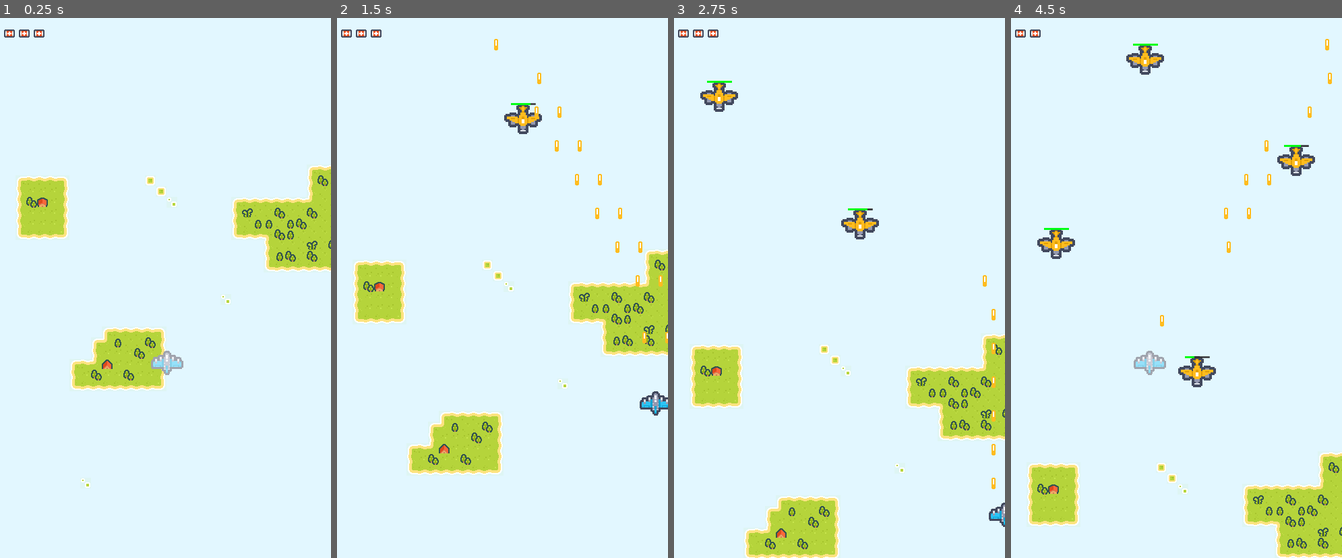
Above: before the commit, frames 1-4 (left to right).
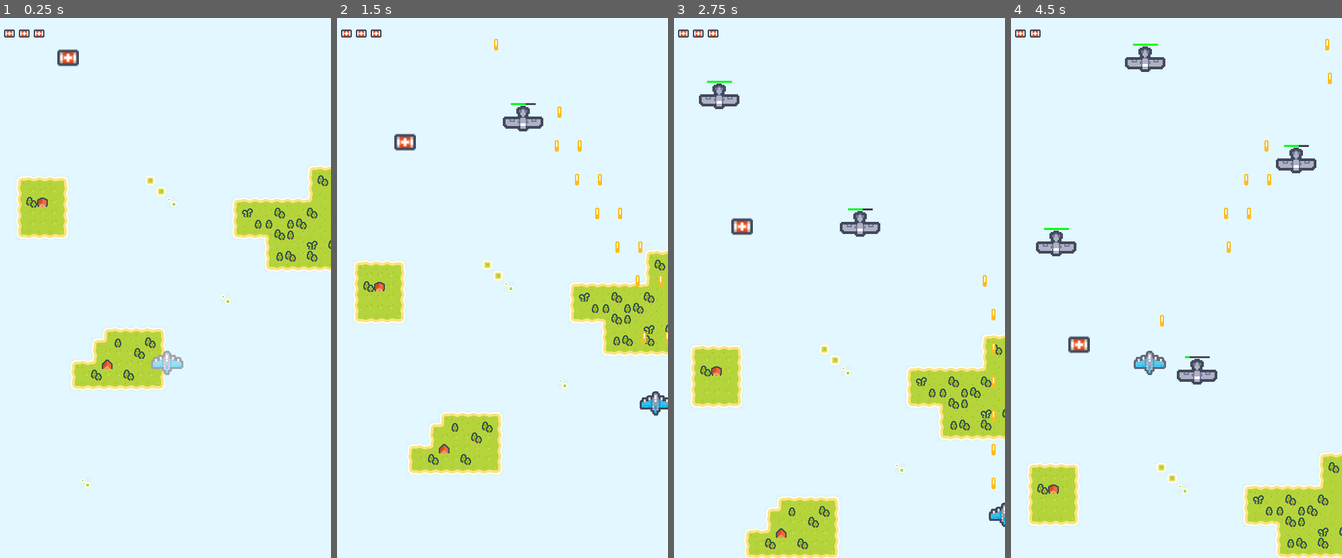
Above: after the commit, the same moments.

Repository: arisshu/BulletHell
Game: Godot game, scene res://Main Scenes/FirstLevel.tscn
The game is run twice, just before and just after one commit, with the same random seed, the same clock (stepped at 60 frames per second) and the same inputs.
Inputs:
- Up to frame 1 (0.25 s): no input
- Up to frame 2 (1.5 s): hold D (moveRight) 0.53-1.28 s; hold Space (shoot) 0.53-1.28 s; hold S (moveDown) from 1.28 s (still down); tap Space (shoot) at 1.35 s
- Up to frame 3 (2.75 s): release S (moveDown) at 2.03 s; hold D (moveRight) from 2.03 s (still down); hold Space (shoot) from 2.03 s (still down)
- Up to frame 4 (4.5 s): release D (moveRight) at 2.78 s; release Space (shoot) at 2.78 s; hold W (moveUp) 2.78-3.53 s; tap Space (shoot) at 2.85, 4.35 s; hold Space (shoot) 3.53-4.28 s; hold A (moveLeft) from 3.53 s (still down)

The runs differ from the first frame. In frame 1, 0.2% of the frame differs, in the area x 17-24%, y 5-9%; in frame 2, 0.6%; in frame 3, 0.9%; in frame 4, 1.9%, in the area x 7-93%, y 5-69%.

Commit message:
item scene template added, healthpack added

Diff:
--- /dev/null
+++ b/Items/HealthPack.gd
@@ -0,0 +1,27 @@
+extends Area2D
+
+
+# Declare member variables here. Examples:
+# var a = 2
+# var b = "text"
+
+export var speed := 100.0
+
+# Called when the node enters the scene tree for the first time.
+func _ready():
+	pass # Replace with function body.
+
+func _physics_process(delta):
+	position.y += speed * delta
+
+func _on_VisibilityNotifier2D_screen_exited():
+	queue_free()
+
+# Called every frame. 'delta' is the elapsed time since the previous frame.
+#func _process(delta):
+#	pass
+
+func _on_Item_area_entered(area):
+	if area is Player:
+		area.heal(1)
+		queue_free()
--- /dev/null
+++ b/Items/HealthPack.tscn
@@ -0,0 +1,11 @@
+[gd_scene load_steps=4 format=2]
+
+[ext_resource path="res://Textures/Tiles/tile_0024.png" type="Texture" id=1]
+[ext_resource path="res://Items/Item.tscn" type="PackedScene" id=2]
+[ext_resource path="res://Items/HealthPack.gd" type="Script" id=3]
+
+[node name="HealthPack" instance=ExtResource( 2 )]
+script = ExtResource( 3 )
+
+[node name="Sprite" parent="." index="0"]
+texture = ExtResource( 1 )
--- /dev/null
+++ b/Items/Item.gd
@@ -0,0 +1,26 @@
+extends Area2D
+
+
+# Declare member variables here. Examples:
+# var a = 2
+# var b = "text"
+
+export var speed := 100.0
+
+# Called when the node enters the scene tree for the first time.
+func _ready():
+	pass # Replace with function body.
+
+func _physics_process(delta):
+	position.y += speed * delta
+
+func _on_VisibilityNotifier2D_screen_exited():
+	queue_free()
+
+# Called every frame. 'delta' is the elapsed time since the previous frame.
+#func _process(delta):
+#	pass
+
+func _on_Item_area_entered(area):
+	if area is Player:
+		queue_free()
--- /dev/null
+++ b/Items/Item.tscn
@@ -0,0 +1,24 @@
+[gd_scene load_steps=4 format=2]
+
+[ext_resource path="res://Textures/Tiles/tile_0025.png" type="Texture" id=1]
+[ext_resource path="res://Items/Item.gd" type="Script" id=2]
+
+[sub_resource type="RectangleShape2D" id=1]
+extents = Vector2( 12, 13 )
+
+[node name="Item" type="Area2D"]
+script = ExtResource( 2 )
+
+[node name="Sprite" type="Sprite" parent="."]
+scale = Vector2( 2, 2 )
+texture = ExtResource( 1 )
+
+[node name="CollisionShape2D" type="CollisionShape2D" parent="."]
+shape = SubResource( 1 )
+
+[node name="VisibilityNotifier2D" type="VisibilityNotifier2D" parent="."]
+position = Vector2( 1, 0 )
+scale = Vector2( 1.6, 1.55 )
+
+[connection signal="area_entered" from="." to="." method="_on_Item_area_entered"]
+[connection signal="screen_exited" from="VisibilityNotifier2D" to="." method="_on_VisibilityNotifier2D_screen_exited"]
--- a/Main Scenes/FirstLevel.tscn
+++ b/Main Scenes/FirstLevel.tscn
@@ -6,6 +6,7 @@
 [ext_resource path="res://character/enemy/Spawner/Spawner.tscn" type="PackedScene" id=4]
 [ext_resource path="res://UI/HUD.tscn" type="PackedScene" id=5]
 [ext_resource path="res://character/enemy/Spawner.gd" type="Script" id=6]
+[ext_resource path="res://Items/HealthPack.tscn" type="PackedScene" id=7]
 
 [node name="Gameplay" type="Node"]
 
@@ -38,6 +39,7 @@
 
 [node name="EnemySpawner" parent="L1" instance=ExtResource( 4 )]
 position = Vector2( 76, -293 )
+enemy = 0
 enemySpeed = 125
 amount = 0
 sineAmplitude = 250.0
@@ -49,6 +51,7 @@
 
 [node name="EnemySpawner2" parent="L1" instance=ExtResource( 4 )]
 position = Vector2( 285, -53 )
+enemy = 0
 enemySpeed = 125
 enemyHealth = 10
 amount = 0
@@ -60,6 +63,7 @@
 
 [node name="EnemySpawner4" parent="L1" instance=ExtResource( 4 )]
 position = Vector2( 432, -390 )
+enemy = 0
 enemySpeed = 125
 enemyHealth = 10
 amount = 0
@@ -71,6 +75,7 @@
 
 [node name="EnemySpawner3" parent="L1" instance=ExtResource( 4 )]
 position = Vector2( 208, -511 )
+enemy = 0
 enemySpeed = 125
 enemyHealth = 10
 amount = 0
@@ -84,6 +89,7 @@
 
 [node name="EnemySpawner3" parent="L2" instance=ExtResource( 4 )]
 position = Vector2( 135, -1335 )
+enemy = 2
 enemySpeed = 200
 enemyHealth = 3
 amount = 6
@@ -96,6 +102,7 @@
 
 [node name="EnemySpawner4" parent="L2" instance=ExtResource( 4 )]
 position = Vector2( 428, -1269 )
+enemy = 2
 enemySpeed = 200
 enemyHealth = 3
 amount = 6
@@ -109,6 +116,7 @@
 
 [node name="EnemySpawner5" parent="L3" instance=ExtResource( 4 )]
 position = Vector2( 237, -2064 )
+enemy = 3
 enemySpeed = 80
 enemyHealth = 10
 amount = 0
@@ -117,22 +125,11 @@
 spawnInterval = 0.3
 
 [node name="SpawnTimer" type="Timer" parent="L3/EnemySpawner5"]
-one_shot = true
-
-[node name="EnemySpawner8" parent="L3" instance=ExtResource( 4 )]
-position = Vector2( 118, -2401 )
-enemySpeed = 80
-enemyHealth = 10
-amount = 0
-sineAmplitude = 250.0
-sineDirection = -1
-spawnInterval = 0.3
-
-[node name="SpawnTimer" type="Timer" parent="L3/EnemySpawner8"]
 one_shot = true
 
 [node name="EnemySpawner9" parent="L3" instance=ExtResource( 4 )]
 position = Vector2( 310, -2486 )
+enemy = 3
 enemySpeed = 80
 enemyHealth = 10
 amount = 0
@@ -145,6 +142,7 @@
 
 [node name="EnemySpawner6" parent="L3" instance=ExtResource( 4 )]
 position = Vector2( 471, -2206 )
+enemy = 3
 enemySpeed = 80
 enemyHealth = 10
 amount = 0
@@ -156,6 +154,7 @@
 
 [node name="EnemySpawner7" parent="L3" instance=ExtResource( 4 )]
 position = Vector2( 393, -1891 )
+enemy = 3
 spawnerSpeed = 140
 enemySpeed = 80
 enemyHealth = 10
@@ -168,6 +167,7 @@
 
 [node name="EnemySpawner10" parent="L3" instance=ExtResource( 4 )]
 position = Vector2( 58, -2953 )
+enemy = 3
 enemySpeed = 80
 enemyHealth = 10
 amount = 0
@@ -180,6 +180,7 @@
 
 [node name="EnemySpawner11" parent="L3" instance=ExtResource( 4 )]
 position = Vector2( 134, -2953 )
+enemy = 3
 enemySpeed = 80
 enemyHealth = 10
 amount = 0
@@ -192,6 +193,7 @@
 
 [node name="EnemySpawner12" parent="L3" instance=ExtResource( 4 )]
 position = Vector2( 219, -2953 )
+enemy = 3
 enemySpeed = 80
 enemyHealth = 10
 amount = 0
@@ -204,6 +206,7 @@
 
 [node name="EnemySpawner13" parent="L3" instance=ExtResource( 4 )]
 position = Vector2( 304, -2953 )
+enemy = 3
 enemySpeed = 80
 enemyHealth = 10
 amount = 0
@@ -215,6 +218,7 @@
 
 [node name="EnemySpawner14" parent="L3" instance=ExtResource( 4 )]
 position = Vector2( 380, -2954 )
+enemy = 3
 enemySpeed = 80
 enemyHealth = 10
 amount = 0
@@ -226,6 +230,7 @@
 
 [node name="EnemySpawner15" parent="L3" instance=ExtResource( 4 )]
 position = Vector2( 459, -2954 )
+enemy = 3
 enemySpeed = 80
 enemyHealth = 10
 amount = 0
@@ -233,12 +238,26 @@
 spawnInterval = 0.3
 
 [node name="SpawnTimer" type="Timer" parent="L3/EnemySpawner15"]
+one_shot = true
+
+[node name="EnemySpawner8" parent="." instance=ExtResource( 4 )]
+position = Vector2( 118, -2401 )
+enemy = 3
+enemySpeed = 80
+enemyHealth = 10
+amount = 0
+sineAmplitude = 250.0
+sineDirection = -1
+spawnInterval = 0.3
+
+[node name="SpawnTimer" type="Timer" parent="EnemySpawner8"]
 one_shot = true
 
 [node name="L4" type="Node" parent="."]
 
 [node name="EnemySpawner16" parent="L4" instance=ExtResource( 4 )]
 position = Vector2( 280, -3428 )
+enemy = 3
 enemySpeed = 400
 enemyHealth = 6
 amount = 0
@@ -250,6 +269,7 @@
 
 [node name="EnemySpawner17" parent="L4" instance=ExtResource( 4 )]
 position = Vector2( 96, -3525 )
+enemy = 3
 enemySpeed = 400
 enemyHealth = 6
 amount = 0
@@ -261,6 +281,7 @@
 
 [node name="EnemySpawner18" parent="L4" instance=ExtResource( 4 )]
 position = Vector2( 460, -3781 )
+enemy = 3
 enemySpeed = 400
 enemyHealth = 6
 amount = 0
@@ -272,6 +293,7 @@
 
 [node name="EnemySpawner19" parent="L4" instance=ExtResource( 4 )]
 position = Vector2( 332, -3900 )
+enemy = 3
 enemySpeed = 400
 enemyHealth = 6
 amount = 0
@@ -283,6 +305,7 @@
 
 [node name="EnemySpawner20" parent="L4" instance=ExtResource( 4 )]
 position = Vector2( 286, -3633 )
+enemy = 2
 enemySpeed = 200
 amount = 3
 sineAmplitude = 250.0
@@ -294,6 +317,9 @@
 [node name="Node2D" type="Node2D" parent="."]
 position = Vector2( 248, 136 )
 script = ExtResource( 6 )
+
+[node name="HealthPack" parent="." instance=ExtResource( 7 )]
+position = Vector2( 110, 34 )
 
 [connection signal="timeout" from="L1/EnemySpawner/SpawnTimer" to="L1/EnemySpawner" method="_on_SpawnTimer_timeout"]
 [connection signal="timeout" from="L1/EnemySpawner2/SpawnTimer" to="L1/EnemySpawner2" method="_on_SpawnTimer_timeout"]
@@ -302,7 +328,6 @@
 [connection signal="timeout" from="L2/EnemySpawner3/SpawnTimer" to="L2/EnemySpawner3" method="_on_SpawnTimer_timeout"]
 [connection signal="timeout" from="L2/EnemySpawner4/SpawnTimer" to="L2/EnemySpawner4" method="_on_SpawnTimer_timeout"]
 [connection signal="timeout" from="L3/EnemySpawner5/SpawnTimer" to="L3/EnemySpawner5" method="_on_SpawnTimer_timeout"]
-[connection signal="timeout" from="L3/EnemySpawner8/SpawnTimer" to="L3/EnemySpawner8" method="_on_SpawnTimer_timeout"]
 [connection signal="timeout" from="L3/EnemySpawner9/SpawnTimer" to="L3/EnemySpawner9" method="_on_SpawnTimer_timeout"]
 [connection signal="timeout" from="L3/EnemySpawner6/SpawnTimer" to="L3/EnemySpawner6" method="_on_SpawnTimer_timeout"]
 [connection signal="timeout" from="L3/EnemySpawner7/SpawnTimer" to="L3/EnemySpawner7" method="_on_SpawnTimer_timeout"]
@@ -312,6 +337,7 @@
 [connection signal="timeout" from="L3/EnemySpawner13/SpawnTimer" to="L3/EnemySpawner13" method="_on_SpawnTimer_timeout"]
 [connection signal="timeout" from="L3/EnemySpawner14/SpawnTimer" to="L3/EnemySpawner14" method="_on_SpawnTimer_timeout"]
 [connection signal="timeout" from="L3/EnemySpawner15/SpawnTimer" to="L3/EnemySpawner15" method="_on_SpawnTimer_timeout"]
+[connection signal="timeout" from="EnemySpawner8/SpawnTimer" to="EnemySpawner8" method="_on_SpawnTimer_timeout"]
 [connection signal="timeout" from="L4/EnemySpawner16/SpawnTimer" to="L4/EnemySpawner16" method="_on_SpawnTimer_timeout"]
 [connection signal="timeout" from="L4/EnemySpawner17/SpawnTimer" to="L4/EnemySpawner17" method="_on_SpawnTimer_timeout"]
 [connection signal="timeout" from="L4/EnemySpawner18/SpawnTimer" to="L4/EnemySpawner18" method="_on_SpawnTimer_timeout"]
--- a/character/enemy/Enemy.tscn
+++ b/character/enemy/Enemy.tscn
@@ -5,13 +5,13 @@
 [ext_resource path="res://character/enemy/HealthBarTheme.tres" type="Theme" id=3]
 
 [sub_resource type="RectangleShape2D" id=1]
-extents = Vector2( 16, 16.5 )
+extents = Vector2( 29, 16.5 )
 
 [node name="Enemy" type="Area2D" groups=["damagable"]]
 script = ExtResource( 2 )
 
 [node name="CollisionShape2D" type="CollisionShape2D" parent="."]
-position = Vector2( 0.5, 0.5 )
+position = Vector2( 0, 0.5 )
 shape = SubResource( 1 )
 
 [node name="Sprite" type="Sprite" parent="."]
@@ -20,7 +20,7 @@
 flip_v = true
 
 [node name="VisibilityNotifier2D" type="VisibilityNotifier2D" parent="."]
-position = Vector2( -3.8147e-06, 1 )
+position = Vector2( 0, 3.8147e-06 )
 scale = Vector2( 3.775, 2.23125 )
 
 [node name="ProgressBar" type="ProgressBar" parent="."]
--- a/character/enemy/EnemySine.tscn
+++ b/character/enemy/EnemySine.tscn
@@ -8,7 +8,10 @@
 script = ExtResource( 3 )
 
 [node name="CollisionShape2D" parent="." index="0"]
-position = Vector2( 0, 0.5 )
+position = Vector2( 0, 0 )
 
 [node name="Sprite" parent="." index="1"]
 texture = ExtResource( 2 )
+
+[node name="VisibilityNotifier2D" parent="." index="2"]
+position = Vector2( -2, 29 )
--- a/character/enemy/ShootEnemy.tscn
+++ b/character/enemy/ShootEnemy.tscn
@@ -6,7 +6,12 @@
 [node name="ShootingEnemy" instance=ExtResource( 1 )]
 script = ExtResource( 2 )
 fireRate = 4
-fireRate = 4
+
+[node name="CollisionShape2D" parent="." index="0"]
+position = Vector2( 1, 0.5 )
+
+[node name="VisibilityNotifier2D" parent="." index="2"]
+position = Vector2( 2, -0.999996 )
 
 [node name="maingun" type="Node2D" parent="FiringPositions" index="0"]
 position = Vector2( 0, 1 )
--- a/character/player/player.gd
+++ b/character/player/player.gd
@@ -70,3 +70,8 @@
 		effect.global_position = global_position
 		get_tree().current_scene.add_child(effect)
 		queue_free()
+
+func heal(amount: int):
+	life += amount
+
+	Signals.emit_signal("on_player_life_changed", life)
Not shown: 1 places in Main Scenes/FirstLevel.tscn that only renumber resources
Binary file added: Textures/Partilcles/Black smoke/blackSmoke00.png
Not shown, added: Textures/Partilcles/Black smoke/blackSmoke00.png.import
Binary file added: Textures/Partilcles/Black smoke/blackSmoke01.png
Not shown, added: Textures/Partilcles/Black smoke/blackSmoke01.png.import
Binary file added: Textures/Partilcles/Black smoke/blackSmoke02.png
Not shown, added: Textures/Partilcles/Black smoke/blackSmoke02.png.import
Binary file added: Textures/Partilcles/Black smoke/blackSmoke03.png
Not shown, added: Textures/Partilcles/Black smoke/blackSmoke03.png.import
Binary file added: Textures/Partilcles/Black smoke/blackSmoke04.png
Not shown, added: Textures/Partilcles/Black smoke/blackSmoke04.png.import
Binary file added: Textures/Partilcles/Black smoke/blackSmoke05.png
(and 145 more such lines)
